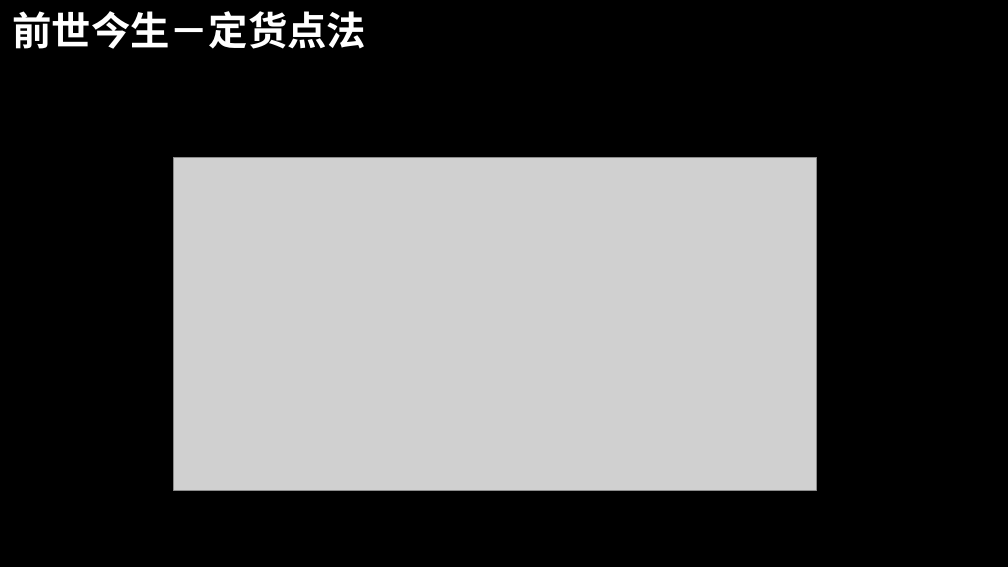
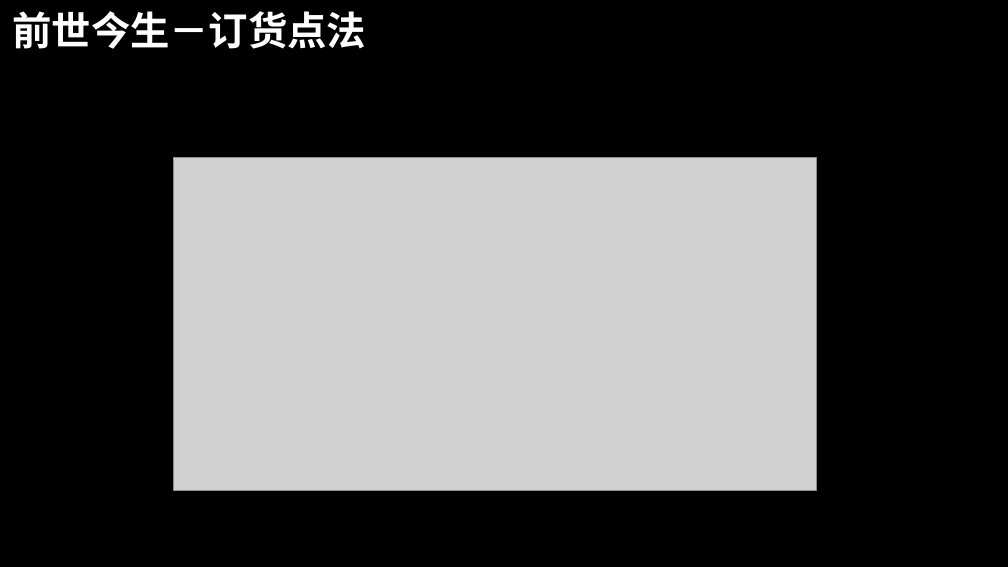
Before and after one commit to dislin/MyProject, a slide deck: slide 11 of Sinopec/Document/你的ERP.pptx. Drawn at 1008x567 pixels with LibreOffice and Linux fonts; fonts in the diff are those of the drawing; grey boxes stand for pictures; background and template pictures are left out. Boxes give left, top, right and bottom in pixels: in the first picture for what was removed or moved away, otherwise in the second. Text is boxed around its words. In the diff, an @@ line names an element or a change of style, - is before the commit and + after.

```diff
--- a/Sinopec/Document/你的ERP.pptx
+++ b/Sinopec/Document/你的ERP.pptx
@@ title at (12,11,366,49): text changed @@
-前世今生－定货点法
+前世今生－订货点法
```
Also in this commit, not shown: 13 other slides changed, 6 slides added.
